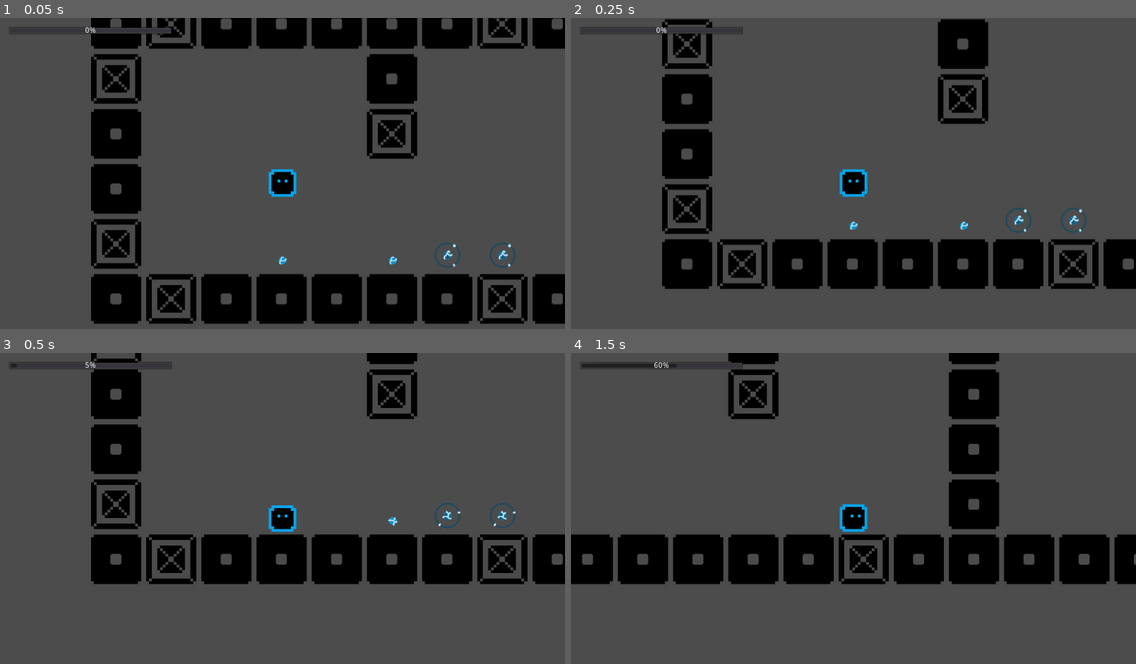
Above: before the commit, frames 1-4 (two rows, left to right).
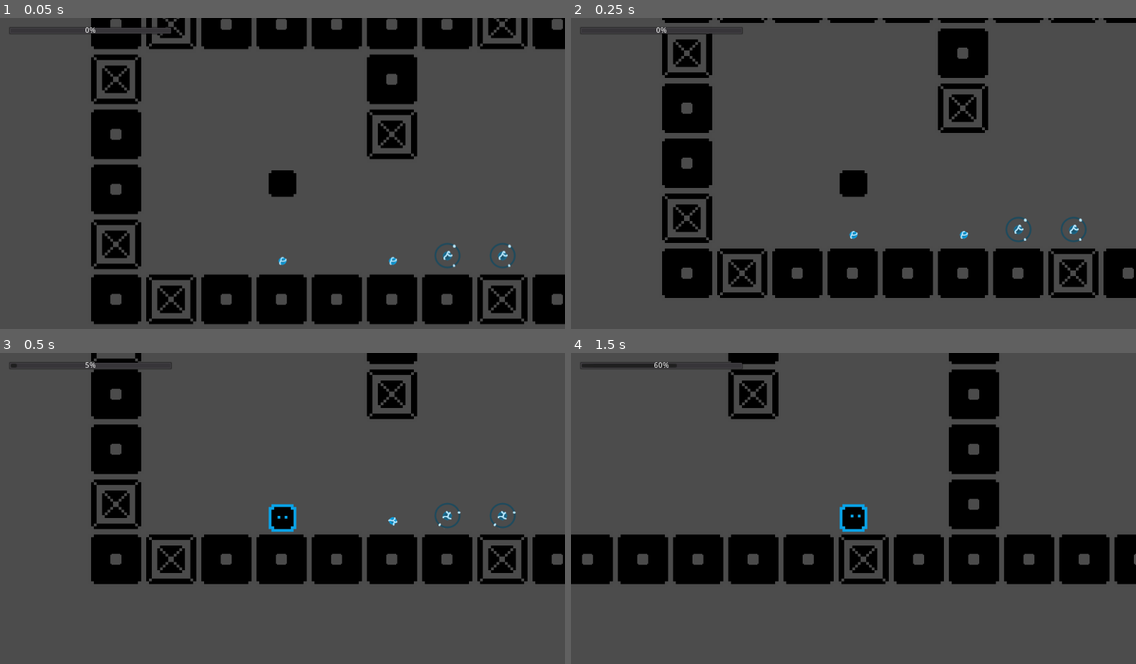
Above: after the commit, the same moments.

Repository: Dadard29/TileStory
Game: Godot game, scene res://scenes/Main.tscn
Same seed, same stepped clock (60 frames per second), same inputs: the game is played once before the commit and once after it.
Inputs:
- Up to frame 1 (0.05 s): no input
- Up to frame 2 (0.25 s): no input
- Up to frame 3 (0.5 s): no input
- Up to frame 4 (1.5 s): tap Enter (ui_accept) at 0.5, 0.6, 0.77, 1.07, 1.35 s; hold Right (ui_right) from 0.53 s (still down)

The runs differ from the first frame. In frame 1, 1.8% of the frame differs, in the area x 16-100%, y 0-99%; in frame 2, 11%, in the area x 16-100%, y 0-91%; in frame 3, less than 0.1%; in frame 4, nothing differs.

Commit message:
made multiple gravity working

Diff:
--- a/scenes/EnergyBase.tscn
+++ b/scenes/EnergyBase.tscn
@@ -1,7 +1,7 @@
 [gd_scene load_steps=5 format=2]
 
-[ext_resource path="res://scripts/EnergyBaseArea.gd" type="Script" id=1]
-[ext_resource path="res://scripts/EnergyBase.gd" type="Script" id=5]
+[ext_resource path="res://scripts/nodes/EnergyBaseArea.gd" type="Script" id=1]
+[ext_resource path="res://scripts/nodes/EnergyBase.gd" type="Script" id=5]
 
 [sub_resource type="CircleShape2D" id=1]
 radius = 15.0
--- a/scenes/Gui.tscn
+++ b/scenes/Gui.tscn
@@ -1,6 +1,6 @@
 [gd_scene load_steps=2 format=2]
 
-[ext_resource path="res://scripts/Gui.gd" type="Script" id=1]
+[ext_resource path="res://scripts/nodes/Gui.gd" type="Script" id=1]
 
 [node name="Gui" type="CanvasLayer"]
 script = ExtResource( 1 )
--- a/scenes/Player.tscn
+++ b/scenes/Player.tscn
@@ -1,7 +1,7 @@
 [gd_scene load_steps=4 format=2]
 
 [ext_resource path="res://scenes/PlayerKinematic.tscn" type="PackedScene" id=1]
-[ext_resource path="res://scripts/Player.gd" type="Script" id=9]
+[ext_resource path="res://scripts/nodes/Player.gd" type="Script" id=9]
 [ext_resource path="res://scenes/Gui.tscn" type="PackedScene" id=10]
 
 [node name="Player" type="Node2D"]
--- a/scenes/PlayerAnimations.tscn
+++ b/scenes/PlayerAnimations.tscn
@@ -8,7 +8,7 @@
 [ext_resource path="res://images/player/animations/idle/player_frame0003.png" type="Texture" id=6]
 [ext_resource path="res://images/player/animations/move_left/player_frame0013.png" type="Texture" id=7]
 [ext_resource path="res://images/player/animations/idle/player_frame0000.png" type="Texture" id=8]
-[ext_resource path="res://scripts/PlayerAnimations.gd" type="Script" id=10]
+[ext_resource path="res://scripts/nodes/PlayerAnimations.gd" type="Script" id=10]
 
 [sub_resource type="SpriteFrames" id=1]
 animations = [ {
--- a/scenes/PlayerEvents.tscn
+++ b/scenes/PlayerEvents.tscn
@@ -1,7 +1,7 @@
 [gd_scene load_steps=3 format=2]
 
 [ext_resource path="res://resources/JumpAnimationFrames.tres" type="SpriteFrames" id=1]
-[ext_resource path="res://scripts/PlayerEvents.gd" type="Script" id=2]
+[ext_resource path="res://scripts/nodes/PlayerEvents.gd" type="Script" id=2]
 
 [node name="PlayerEvents" type="Node2D"]
 script = ExtResource( 2 )
--- a/scenes/PlayerKinematic.tscn
+++ b/scenes/PlayerKinematic.tscn
@@ -8,8 +8,8 @@
 [ext_resource path="res://images/player/animations/idle/player_frame0002.png" type="Texture" id=6]
 [ext_resource path="res://images/player/animations/move_left/player_frame0013.png" type="Texture" id=7]
 [ext_resource path="res://images/player/animations/move_left/player_frame0011.png" type="Texture" id=8]
-[ext_resource path="res://scripts/PlayerKinematic.gd" type="Script" id=9]
-[ext_resource path="res://scripts/PlayerAnimations.gd" type="Script" id=10]
+[ext_resource path="res://scripts/nodes/PlayerKinematic.gd" type="Script" id=9]
+[ext_resource path="res://scripts/nodes/PlayerAnimations.gd" type="Script" id=10]
 
 [sub_resource type="RectangleShape2D" id=1]
 extents = Vector2( 25, 25 )
@@ -47,6 +47,7 @@
 [node name="Animations" type="AnimatedSprite" parent="."]
 frames = SubResource( 3 )
 animation = "idle"
+frame = 2
 playing = true
 script = ExtResource( 10 )
 
--- a/scenes/World.tscn
+++ b/scenes/World.tscn
@@ -2,7 +2,7 @@
 
 [ext_resource path="res://images/tilemaps/tilemap.png" type="Texture" id=1]
 [ext_resource path="res://scenes/EnergySmall.tscn" type="PackedScene" id=2]
-[ext_resource path="res://scripts/WorldEnergy.gd" type="Script" id=3]
+[ext_resource path="res://scripts/nodes/WorldEnergy.gd" type="Script" id=3]
 [ext_resource path="res://scenes/EnergyMedium.tscn" type="PackedScene" id=4]
 
 [sub_resource type="ConvexPolygonShape2D" id=1]
--- a/scripts/Orientations.gd
+++ /dev/null
@@ -1,74 +0,0 @@
-enum ORIENT_TYPE{
-	UP,
-	DOWN,
-	RIGHT,
-	LEFT
-}
-
-class Orient:
-	var orient_type: int
-	var speed_side: int
-	var speed_jump: int
-	var gravity: int
-	var floor_normal: Vector2
-
-	func _init(orient_type, speed_side, speed_jump, gravity):
-		self.orient_type = orient_type
-		self.speed_side = speed_side
-		self.speed_jump = speed_jump
-		self.gravity = gravity
-
-		if self.orient_type == ORIENT_TYPE.UP:
-			self.floor_normal = Vector2.UP
-
-		elif self.orient_type == ORIENT_TYPE.DOWN:
-			self.floor_normal = Vector2.DOWN
-
-		elif self.orient_type == ORIENT_TYPE.RIGHT:
-			self.floor_normal = Vector2.RIGHT
-
-		elif self.orient_type == ORIENT_TYPE.LEFT:
-			self.floor_normal = Vector2.LEFT
-
-	func _is_up_or_down() -> bool:
-		return [ORIENT_TYPE.UP, ORIENT_TYPE.DOWN].has(self.orient_type)
-
-	func _is_right_or_left() -> bool:
-		return [ORIENT_TYPE.RIGHT, ORIENT_TYPE.LEFT].has(self.orient_type)
-
-	func get_velocity(velocity: Vector2, direction: Vector2, delta, is_on_floor: bool):
-		var direction_side: float
-		var direction_jump: float
-
-		if self._is_up_or_down():
-			direction_side = direction.x
-			direction_jump = direction.y
-
-		elif self._is_right_or_left():
-			direction_side = direction.y
-			direction_jump = direction.x
-
-		var velocity_side = self.speed_side * direction_side
-		var velocity_jump: float
-		if direction_jump != 0:
-			if is_on_floor:
-				# jumping
-				velocity_jump = self.speed_jump * direction_jump
-			else:
-				# falling
-				velocity_jump = self.gravity * delta
-
-		var out: Vector2
-		if self.orient_type == ORIENT_TYPE.UP:
-			out = Vector2(velocity_side, velocity_jump)
-
-		elif self.orient_type == ORIENT_TYPE.DOWN:
-			out = Vector2(velocity_side, -velocity_jump)
-
-		elif self.orient_type == ORIENT_TYPE.RIGHT:
-			out = Vector2(velocity_jump, velocity_side)
-
-		elif self.orient_type == ORIENT_TYPE.LEFT:
-			out = Vector2(-velocity_jump, velocity_side)
-
-		return out
--- a/scripts/PlayerAnimations.gd
+++ /dev/null
@@ -1,18 +0,0 @@
-extends AnimatedSprite
-
-const _ANIMATION_IDLE = "idle"
-const _ANIMATION_MOVE_RIGHT = "move_right"
-
-func _ready():
-	pass
-
-func idle():
-	self.play(_ANIMATION_IDLE)
-
-func move_left():
-	self.play(_ANIMATION_MOVE_RIGHT)
-	self.set_flip_h(true)
-
-func move_right():
-	self.play(_ANIMATION_MOVE_RIGHT)
-	self.set_flip_h(false)
--- a/scripts/PlayerKinematic.gd
+++ /dev/null
@@ -1,131 +0,0 @@
-extends KinematicBody2D
-
-export var GRAVITY = 2000
-export var SPEED_SIDE = 400
-export var SPEED_JUMP = 800
-
-export var FLOOR_NORMAL = Vector2.UP
-
-const ENERGY_GROUP = "energy"
-var _velocity = Vector2.ZERO
-var _moving = false
-
-onready var anim = $Animations
-
-signal jumped
-signal energy_changed
-
-var orients = preload("res://scripts/Orientations.gd")
-
-func _ready():
-	pass
-
-
-func _get_is_jump_interrupted(velocity: Vector2) -> bool:
-	# var control = Input.is_action_just_released("ui_up")
-	var control = Input.is_action_just_released("ui_right")
-	var velocity_jump: bool
-	if FLOOR_NORMAL == Vector2.UP:
-		velocity_jump = velocity.y < 0
-
-	elif FLOOR_NORMAL == Vector2.DOWN:
-		velocity_jump = velocity.y > 0
-
-	elif FLOOR_NORMAL == Vector2.RIGHT:
-		velocity_jump = velocity.x > 0
-
-	return control and velocity_jump
-
-func _get_velocity_up_down(linear_velocity: Vector2, direction, delta):
-	var velocity = linear_velocity
-
-	velocity.x = SPEED_SIDE * direction.x
-	if direction.y != 0:
-		if is_on_floor():
-			# jumping
-			velocity.y = -SPEED_JUMP * direction.y * FLOOR_NORMAL.y
-		else:
-			# falling
-			velocity.y += -GRAVITY * delta * FLOOR_NORMAL.y
-
-	return velocity
-
-func _get_velocity_left_right(linear_velocity: Vector2, direction, delta):
-	var velocity = linear_velocity
-
-	velocity.y = SPEED_SIDE * direction.y
-	if direction.x != 0:
-		if is_on_floor():
-			# jumping
-			velocity.x = SPEED_JUMP * direction.x * FLOOR_NORMAL.x
-		else:
-			# falling
-			velocity.x += -GRAVITY * delta * FLOOR_NORMAL.x
-
-	return velocity
-
-
-func get_velocity(linear_velocity, direction, delta):
-	var velocity: Vector2
-
-	if FLOOR_NORMAL == Vector2.UP or FLOOR_NORMAL == Vector2.DOWN:
-		velocity = _get_velocity_up_down(linear_velocity, direction, delta)
-
-	elif FLOOR_NORMAL == Vector2.RIGHT or FLOOR_NORMAL == Vector2.LEFT:
-		velocity = _get_velocity_left_right(linear_velocity, direction, delta)
-
-	var is_jump_interrupted = _get_is_jump_interrupted(velocity)
-	if is_jump_interrupted:
-		velocity.y *= 0.6
-
-	return velocity
-
-func update_velocity(linear_velocity: Vector2) -> Vector2:
-	return move_and_slide(linear_velocity, FLOOR_NORMAL)
-
-
-func get_direction() -> Vector2:
-	var direction_x: float
-	var direction_y: float
-
-	if FLOOR_NORMAL == Vector2.UP or FLOOR_NORMAL == Vector2.DOWN:
-		direction_x = Input.get_action_strength("ui_right") - Input.get_action_strength("ui_left")
-		direction_y = -1 if is_on_floor() and Input.is_action_pressed("ui_up") else 1
-
-	elif FLOOR_NORMAL == Vector2.LEFT or FLOOR_NORMAL == Vector2.RIGHT:
-		direction_y = Input.get_action_strength("ui_down") - Input.get_action_strength("ui_up")
-		direction_x = 1 if is_on_floor() and Input.is_action_pressed("ui_right") else -1
-
-	return Vector2(direction_x, direction_y)
-
-
-func set_animations(direction):
-	var _moving_previous = _moving
-	_moving = direction.x != 0
-
-	# changed state
-	if _moving_previous != _moving:
-		if _moving:
-			if direction.x < 0:
-				anim.move_left()
-			else:
-				anim.move_right()
-		else:
-			anim.idle()
-
-	if direction.y == -1:
-		var position = get_global_position()
-		emit_signal("jumped", position)
-
-# main loop
-func _physics_process(delta):
-
-	var direction = get_direction()
-	_velocity = get_velocity(_velocity, direction, delta)
-	_velocity = update_velocity(_velocity)
-	set_animations(direction)
-
-
-func _on_DetectionArea_area_entered(area: Area2D):
-	if area.is_in_group(ENERGY_GROUP):
-		emit_signal("energy_changed", area)
--- /dev/null
+++ b/scripts/classes/Direction.gd
@@ -0,0 +1,105 @@
+class DIRECTION_CLASS:
+	var _type: int
+
+	const _ui_up = "ui_up"
+	const _ui_left = "ui_left"
+	const _ui_right = "ui_right"
+	const _ui_down = "ui_down"
+
+	var _jump_key: String
+	var _left_side_key: String
+	var _right_side_key: String
+
+	var ORIENT_T = preload("res://scripts/classes/OrientationsType.gd").ORIENT_TYPE
+
+	func _init(type):
+		self._update_orient_type(type)
+
+	func _update_orient_type(type):
+		self._type = type
+		if self._type == ORIENT_T.UP:
+			self._jump_key = _ui_up
+			self._left_side_key = _ui_left
+			self._right_side_key = _ui_right
+
+		elif self._type == ORIENT_T.DOWN:
+			self._jump_key = _ui_down
+			self._left_side_key = _ui_left
+			self._right_side_key = _ui_right
+
+		elif self._type == ORIENT_T.RIGHT:
+			self._jump_key = _ui_right
+			self._left_side_key = _ui_up
+			self._right_side_key = _ui_down
+
+		elif self._type == ORIENT_T.LEFT:
+			self._jump_key = _ui_left
+			self._left_side_key = _ui_up
+			self._right_side_key = _ui_down
+
+	func _is_up_or_down() -> bool:
+		return [ORIENT_T.UP, ORIENT_T.DOWN].has(self._type)
+
+	func _is_right_or_left() -> bool:
+		return [ORIENT_T.RIGHT, ORIENT_T.LEFT].has(self._type)
+
+	func get_direction(is_on_floor: bool) -> Vector2:
+		var direction_y = -1 if is_on_floor and Input.is_action_pressed(self._jump_key) else 1
+		var direction_x = Input.get_action_strength(
+				self._right_side_key
+			) - Input.get_action_strength(
+				self._left_side_key
+			)
+
+		if self._is_up_or_down():
+			return Vector2(direction_x, direction_y)
+
+		elif self._is_right_or_left():
+			direction_y *= -1
+			return Vector2(direction_y, direction_x)
+
+		return Vector2.ZERO
+
+	func is_just_jumped(direction: Vector2) -> bool:
+		var is_jumping_b: bool
+		if self._is_up_or_down():
+			is_jumping_b = direction.y < 0
+
+		elif self._is_right_or_left():
+			is_jumping_b = direction.x > 0
+
+		return is_jumping_b
+
+	func is_jump_interrupted(is_jumping: bool) -> bool:
+		var is_jump_key_just_released = Input.is_action_just_released(self._jump_key)
+		return is_jump_key_just_released and is_jumping
+
+	func is_moving_left(direction: Vector2) -> bool:
+		var is_moving_left_b: bool
+		if self._is_up_or_down():
+			is_moving_left_b = direction.x < 0
+
+		elif self._is_right_or_left():
+			is_moving_left_b = direction.y < 0
+
+		return is_moving_left_b
+
+	func is_moving_right(direction: Vector2) -> bool:
+		var is_moving_right_b: bool
+		if self._is_up_or_down():
+			is_moving_right_b = direction.x > 0
+
+		elif self._is_right_or_left():
+			is_moving_right_b = direction.y > 0
+
+		return is_moving_right_b
+
+	func is_moving(direction: Vector2) -> bool:
+		var is_moving_side_b: bool
+		if self._is_up_or_down():
+			is_moving_side_b = direction.x != 0
+
+		elif self._is_right_or_left():
+			is_moving_side_b = direction.y != 0
+
+		return is_moving_side_b
--- /dev/null
+++ b/scripts/classes/OrientationsType.gd
@@ -0,0 +1,6 @@
+enum ORIENT_TYPE{
+	UP,
+	DOWN,
+	RIGHT,
+	LEFT
+}
--- /dev/null
+++ b/scripts/classes/Velocity.gd
@@ -0,0 +1,161 @@
+class VELOCITY_CLASS:
+	var _type: int
+
+	var _speed_side: float
+	var _speed_side_default: float
+	var _speed_jump: float
+	var _speed_jump_default: float
+	var _gravity: float
+	var _gravity_default: float
+
+	var _floor_normal: Vector2
+
+	var ORIENT_T = preload("res://scripts/classes/OrientationsType.gd").ORIENT_TYPE
+	const JUMP_INTERRUPTION_SLOW = 0.6
+
+	func _init(type, speed_side, speed_jump, gravity):
+		self._update_orient_type(type)
+
+		self._speed_side_default = speed_side
+		self._speed_jump_default = speed_jump
+		self._gravity_default = gravity
+		self.speed_reset()
+
+	func get_floor_normal() -> Vector2:
+		return self._floor_normal
+
+	func speed_slow(fact: float):
+		self._speed_side *= fact
+		self._speed_jump *= fact
+		self._gravity *= fact
+
+	func speed_reset():
+		self._speed_side = self._speed_side_default
+		self._speed_jump = self._speed_jump_default
+		self._gravity = self._gravity_default
+
+	func _update_orient_type(type):
+		self._type = type
+		if self._type == ORIENT_T.UP:
+			self._floor_normal = Vector2.UP
+
+		elif self._type == ORIENT_T.DOWN:
+			self._floor_normal = Vector2.DOWN
+
+		elif self._type == ORIENT_T.RIGHT:
+			self._floor_normal = Vector2.RIGHT
+
+		elif self._type == ORIENT_T.LEFT:
+			self._floor_normal = Vector2.LEFT
+
+	func _is_up_or_down() -> bool:
+		return [ORIENT_T.UP, ORIENT_T.DOWN].has(self._type)
+
+	func _is_right_or_left() -> bool:
+		return [ORIENT_T.RIGHT, ORIENT_T.LEFT].has(self._type)
+
+	func _compute_velocity_side(direction_side: float) -> float:
+		return self._speed_side * direction_side
+
+	func _compute_velocity_jump(
+		velocity_jump: float,
+		direction_jump: float,
+		direction_floor: int,
+		jump_factor: int,
+		is_on_floor: bool,
+		delta: float
+	) -> float:
+
+		if direction_jump != 0:
+			if is_on_floor:
+				# jumping
+				velocity_jump = self._speed_jump * direction_jump * direction_floor * jump_factor
+			else:
+				# falling
+				velocity_jump += -self._gravity * delta * direction_floor
+
+		return velocity_jump
+
+	func _get_velocity_up_or_down(velocity: Vector2, direction: Vector2, delta, is_on_floor: bool) -> Vector2:
+		var direction_side = direction.x
+		var direction_jump = direction.y
+		var velocity_jump = velocity.y
+		var direction_floor = self._floor_normal.y
+		var jump_factor = -1
+
+		var velocity_side = self._compute_velocity_side(direction_side)
+		velocity_jump = self._compute_velocity_jump(
+			velocity_jump,
+			direction_jump,
+			direction_floor,
+			jump_factor,
+			is_on_floor,
+			delta
+		)
+
+		return Vector2(velocity_side, velocity_jump)
+
+	func _get_velocity_right_or_left(velocity: Vector2, direction: Vector2, delta, is_on_floor: bool):
+		var direction_side = direction.y
+		var direction_jump = direction.x
+		var velocity_jump = velocity.x
+		var direction_floor = self._floor_normal.x
+		var jump_factor = 1
+
+		var velocity_side = self._compute_velocity_side(direction_side)
+		velocity_jump = self._compute_velocity_jump(
+			velocity_jump,
+			direction_jump,
+			direction_floor,
+			jump_factor,
+			is_on_floor,
+			delta
+		)
+
+		return Vector2(velocity_jump, velocity_side)
+
+	func get_velocity(velocity: Vector2, direction: Vector2, delta, is_on_floor: bool):
+
+		if self._is_up_or_down():
+			return self._get_velocity_up_or_down(velocity, direction, delta, is_on_floor)
+
+		elif self._is_right_or_left():
+			return self._get_velocity_right_or_left(velocity, direction, delta, is_on_floor)
+
+	func is_jumping(velocity: Vector2) -> bool:
+		var is_jumping_b: bool
+		if self._type == ORIENT_T.UP:
+			is_jumping_b = velocity.y < 0
+
+		elif self._type == ORIENT_T.DOWN:
+			is_jumping_b = velocity.y > 0
+
+		elif self._type == ORIENT_T.RIGHT:
+			is_jumping_b = velocity.x > 0
+
+		elif self._type == ORIENT_T.LEFT:
+			is_jumping_b = velocity.x < 0
+
+		return is_jumping_b
+
+	func apply_jump_interruption(l_velocity: Vector2) -> Vector2:
+		var velocity = l_velocity
+		if self._is_up_or_down():
+			velocity.y *= JUMP_INTERRUPTION_SLOW
+
+		elif self._is_right_or_left():
+			velocity.x *= JUMP_INTERRUPTION_SLOW
+
+		return velocity
+
+	func is_in_the_air_almost_stopped(velocity: Vector2, step: int, is_on_floor: bool) -> bool:
+		var vel: float
+		var not_on_floor = not is_on_floor
+
+		if self._is_up_or_down():
+			vel = velocity.y
+
+		elif self._is_right_or_left():
+			vel = velocity.x
+
+		return vel > -step and vel < step and not_on_floor
--- /dev/null
+++ b/scripts/nodes/PlayerAnimations.gd
@@ -0,0 +1,35 @@
+extends AnimatedSprite
+
+const _ANIMATION_IDLE = "idle"
+const _ANIMATION_MOVE_RIGHT = "move_right"
+
+var _moving: bool = false
+
+func _ready():
+	pass
+
+func _idle():
+	self.play(_ANIMATION_IDLE)
+
+func _move_left():
+	self.play(_ANIMATION_MOVE_RIGHT)
+	self.set_flip_h(true)
+
+func _move_right():
+	self.play(_ANIMATION_MOVE_RIGHT)
+	self.set_flip_h(false)
+
+func set_moving_animation(is_moving: bool, is_moving_left: bool, is_moving_right: bool):
+	var _moving_previous = _moving
+	_moving = is_moving
+
+	if _moving_previous != _moving:
+		if _moving:
+			if is_moving_left:
+				self._move_left()
+
+			elif is_moving_right:
+				self._move_right()
+
+		else:
+			self._idle()
--- /dev/null
+++ b/scripts/nodes/PlayerKinematic.gd
@@ -0,0 +1,81 @@
+extends KinematicBody2D
+
+export var GRAVITY = 1500
+export var SPEED_SIDE = 400
+export var SPEED_JUMP = 800
+
+const ENERGY_GROUP = "energy"
+var _velocity = Vector2.ZERO
+var _moving = false
+
+onready var anim = $Animations
+
+signal jumped
+signal energy_changed
+
+const ORIENT_T = preload("res://scripts/classes/OrientationsType.gd").ORIENT_TYPE
+const VELOCITY_C = preload("res://scripts/classes/Velocity.gd").VELOCITY_CLASS
+var velocity
+
+const DIRECTION_C = preload("res://scripts/classes/Direction.gd").DIRECTION_CLASS
+var direction
+
+export(ORIENT_T) var DEFAULT_ORIENT_TYPE = ORIENT_T.UP
+
+func _ready():
+	self.velocity = VELOCITY_C.new(
+		DEFAULT_ORIENT_TYPE,
+		SPEED_SIDE,
+		SPEED_JUMP,
+		GRAVITY
+	)
+
+	self.direction = DIRECTION_C.new(
+		DEFAULT_ORIENT_TYPE
+	)
+
+# main loop
+func _physics_process(delta):
+	if self.velocity.is_in_the_air_almost_stopped(_velocity, 600, is_on_floor()):
+		self.set_modulate(Color.black)
+	else:
+		self.set_modulate(Color.white)
+
+		# self.velocity.speed_slow(0.05)
+
+#	if Input.is_action_just_pressed("ui_accept"):
+#
+#	elif Input.is_action_just_released("ui_accept"):
+#		print("released")
+#		self.velocity.speed_reset()
+
+	# compute direction
+	var _direction = self.direction.get_direction(is_on_floor())
+
+	# compute velocity
+	self._velocity = self.velocity.get_velocity(
+		self._velocity, _direction, delta, is_on_floor()
+	)
+
+	# apply slow if key has been released during jump
+	if self.direction.is_jump_interrupted(self.velocity.is_jumping(_velocity)):
+		self._velocity = self.velocity.apply_jump_interruption(self._velocity)
+
+	# apply velocity
+	var floor_normal = self.velocity.get_floor_normal()
+	self._velocity = move_and_slide(self._velocity, floor_normal)
+
+	# set animation according to the direction
+	self.anim.set_moving_animation(
+		self.direction.is_moving(_direction),
+		self.direction.is_moving_left(_direction),
+		self.direction.is_moving_right(_direction)
+	)
+
+	if self.direction.is_just_jumped(_direction):
+		var position = get_global_position()
+		emit_signal("jumped", position)
+
+func _on_DetectionArea_area_entered(area: Area2D):
+	if area.is_in_group(ENERGY_GROUP):
+		emit_signal("energy_changed", area)
Renamed: scripts/EnergyBase.gd -> scripts/nodes/EnergyBase.gd
Renamed: scripts/EnergyBaseArea.gd -> scripts/nodes/EnergyBaseArea.gd
Renamed: scripts/EnergySmall.gd -> scripts/nodes/EnergySmall.gd
Renamed: scripts/Gui.gd -> scripts/nodes/Gui.gd
Renamed: scripts/Player.gd -> scripts/nodes/Player.gd
Renamed: scripts/PlayerEvents.gd -> scripts/nodes/PlayerEvents.gd
Renamed: scripts/WorldEnergy.gd -> scripts/nodes/WorldEnergy.gd
